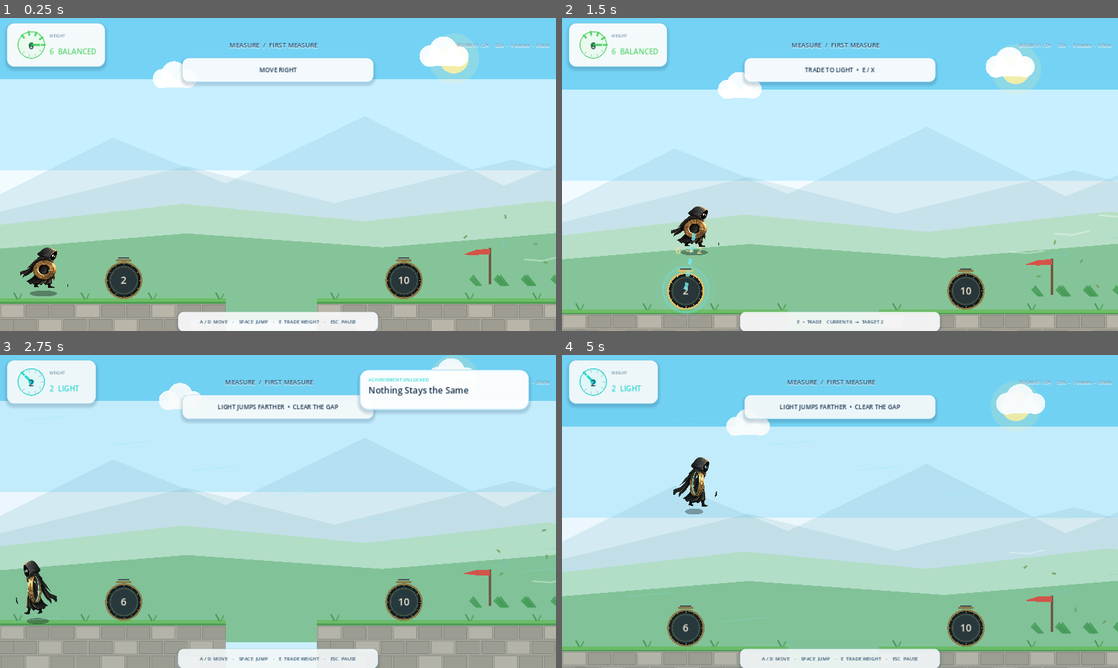
Above: before the commit, frames 1-4 (two rows, left to right).
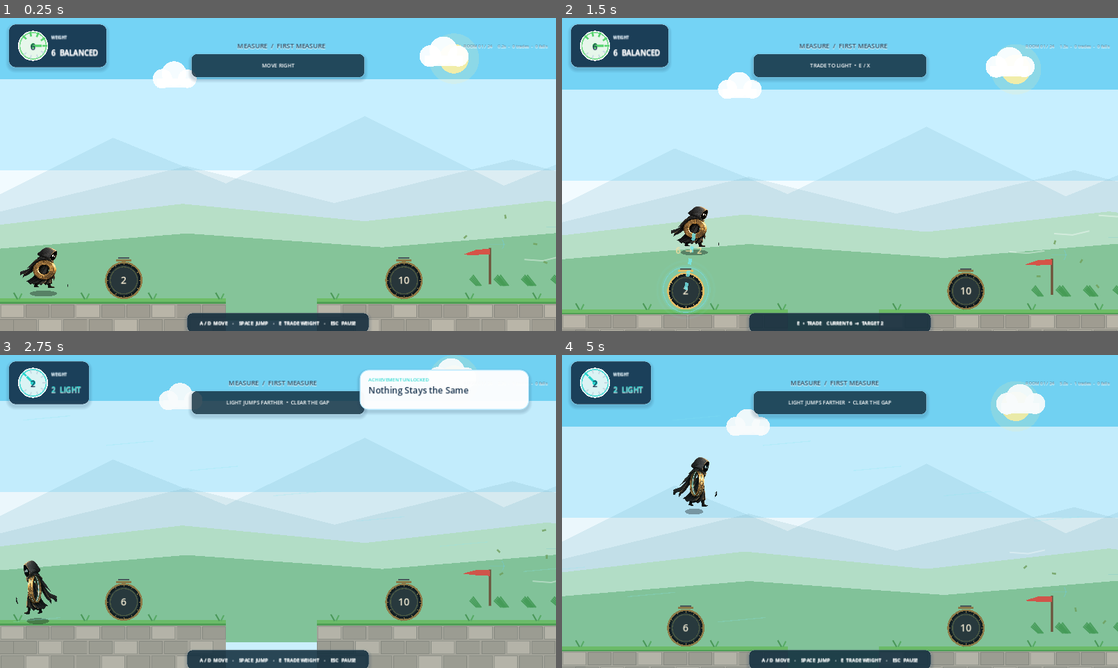
Above: after the commit, the same moments.

Repository: lienowen/how-heavy
Game: Godot game, scene res://scenes/main.tscn
Same seed, same stepped clock (60 frames per second), same inputs: the game is played once before the commit and once after it.
Inputs (mouse positions are in pixels of both pictures, inside the frame that each line leads up to):
- Up to frame 1 (0.25 s): no input
- Up to frame 2 (1.5 s): tap Enter (ui_accept) at 0.5 s; move the mouse to (962, 158) at 0.52 s; hold D (move_right) 0.53-1.25 s; tap E (exchange) at 0.6 s; click (962, 158) at 0.67 s; tap Space (jump) at 0.77 s; drag from (728, 190) to (684, 277) at 1.27 s
- Up to frame 3 (2.75 s): move the mouse to (333, 442) at 2.02 s; hold A (move_left) from 2.03 s (still down); tap E (exchange) at 2.1 s
- Up to frame 4 (5 s): release A (move_left) at 2.75 s; drag from (812, 574) to (967, 589) at 2.77 s; move the mouse to (1006, 558) at 3.52 s; hold D (move_right) 3.53-4.25 s; tap E (exchange) at 3.6 s; tap Space (jump) at 3.77 s; drag from (673, 464) to (756, 433) at 4.27 s

The runs differ from the first frame. In frame 1, 8.0% of the frame differs, in the area x 1-99%, y 1-100%; in frame 2, 8.1%; in frame 3, 7.5%; in frame 4, 7.8%.

Commit message:
Refine HUD for focused level presentation

Diff:
--- a/scripts/world_commercial_ui.gd
+++ b/scripts/world_commercial_ui.gd
@@ -13,86 +13,87 @@
 	ui_root.theme = ProductionTheme.build()
 	layer.add_child(ui_root)
 
-	# Keep the HUD light: gameplay should own most of the screen.
 	var top := MarginContainer.new()
 	top.set_anchors_preset(Control.PRESET_TOP_WIDE)
-	top.offset_left = 16
-	top.offset_top = 12
-	top.offset_right = -16
-	top.offset_bottom = 68
+	top.offset_left = 20
+	top.offset_top = 14
+	top.offset_right = -20
+	top.offset_bottom = 70
 	ui_root.add_child(top)
 
-	var top_row := HBoxContainer.new()
-	top_row.add_theme_constant_override("separation", 10)
-	top.add_child(top_row)
+	var row := HBoxContainer.new()
+	row.add_theme_constant_override("separation", 12)
+	top.add_child(row)
 
+	# Compact dark weight chip: strong hierarchy without a large white card.
 	var weight_card := PanelContainer.new()
-	weight_card.custom_minimum_size = Vector2(205, 54)
-	weight_card.add_theme_stylebox_override("panel", ProductionTheme.panel(Color(1, 1, 1, 0.93), Color("b9e7ef"), 1, 16))
-	top_row.add_child(weight_card)
+	weight_card.custom_minimum_size = Vector2(184, 50)
+	weight_card.add_theme_stylebox_override("panel", ProductionTheme.panel(Color(0.08,0.20,0.30,0.92), Color(1,1,1,0.18), 1, 15))
+	row.add_child(weight_card)
 	var weight_row := HBoxContainer.new()
 	weight_row.add_theme_constant_override("separation", 6)
 	weight_card.add_child(weight_row)
 	weight_dial = DialType.new()
-	weight_dial.custom_minimum_size = Vector2(48, 48)
+	weight_dial.custom_minimum_size = Vector2(44,44)
 	weight_row.add_child(weight_dial)
-	var weight_copy := VBoxContainer.new()
-	weight_copy.alignment = BoxContainer.ALIGNMENT_CENTER
-	weight_row.add_child(weight_copy)
+	var copy := VBoxContainer.new()
+	copy.alignment = BoxContainer.ALIGNMENT_CENTER
+	weight_row.add_child(copy)
 	var eyebrow := Label.new()
 	eyebrow.text = "WEIGHT"
 	eyebrow.add_theme_font_size_override("font_size", 9)
-	eyebrow.add_theme_color_override("font_color", ProductionTheme.MUTED)
-	weight_copy.add_child(eyebrow)
+	eyebrow.add_theme_color_override("font_color", Color(0.78,0.88,0.94,0.9))
+	copy.add_child(eyebrow)
 	weight_label = Label.new()
 	weight_label.add_theme_font_size_override("font_size", 17)
-	weight_copy.add_child(weight_label)
+	weight_label.add_theme_color_override("font_color", Color.WHITE)
+	copy.add_child(weight_label)
 
 	var spacer := Control.new()
 	spacer.size_flags_horizontal = Control.SIZE_EXPAND_FILL
-	top_row.add_child(spacer)
+	row.add_child(spacer)
 
-	# Chapter/room is just a label now, not a giant card.
 	chapter_label = Label.new()
-	chapter_label.custom_minimum_size = Vector2(360, 42)
+	chapter_label.custom_minimum_size = Vector2(340,42)
 	chapter_label.horizontal_alignment = HORIZONTAL_ALIGNMENT_CENTER
 	chapter_label.vertical_alignment = VERTICAL_ALIGNMENT_CENTER
 	chapter_label.add_theme_font_size_override("font_size", 15)
-	chapter_label.add_theme_color_override("font_color", ProductionTheme.INK_2)
-	top_row.add_child(chapter_label)
+	chapter_label.add_theme_color_override("font_color", Color("23455d"))
+	row.add_child(chapter_label)
 
 	var spacer_two := Control.new()
 	spacer_two.size_flags_horizontal = Control.SIZE_EXPAND_FILL
-	top_row.add_child(spacer_two)
+	row.add_child(spacer_two)
 
 	stats_label = Label.new()
-	stats_label.custom_minimum_size = Vector2(245, 42)
+	stats_label.custom_minimum_size = Vector2(210,42)
 	stats_label.horizontal_alignment = HORIZONTAL_ALIGNMENT_RIGHT
 	stats_label.vertical_alignment = VERTICAL_ALIGNMENT_CENTER
-	stats_label.add_theme_font_size_override("font_size", 11)
-	stats_label.add_theme_color_override("font_color", ProductionTheme.MUTED)
-	top_row.add_child(stats_label)
+	stats_label.add_theme_font_size_override("font_size", 10)
+	stats_label.add_theme_color_override("font_color", Color(0.20,0.35,0.44,0.62))
+	row.add_child(stats_label)
 
+	# Interaction prompt appears as a small contextual pill near the bottom.
 	var hint_panel := PanelContainer.new()
 	hint_panel.set_anchors_preset(Control.PRESET_CENTER_BOTTOM)
-	hint_panel.position = Vector2(-230, -44)
-	hint_panel.size = Vector2(460, 34)
-	hint_panel.add_theme_stylebox_override("panel", ProductionTheme.panel(Color(1, 1, 1, 0.88), Color("d3eaf1"), 1, 12))
+	hint_panel.position = Vector2(-210,-42)
+	hint_panel.size = Vector2(420,32)
+	hint_panel.add_theme_stylebox_override("panel", ProductionTheme.panel(Color(0.06,0.16,0.22,0.84), Color(1,1,1,0.18), 1, 12))
 	ui_root.add_child(hint_panel)
 	hint_label = Label.new()
 	hint_label.horizontal_alignment = HORIZONTAL_ALIGNMENT_CENTER
 	hint_label.vertical_alignment = VERTICAL_ALIGNMENT_CENTER
 	hint_label.add_theme_font_size_override("font_size", 11)
-	hint_label.add_theme_color_override("font_color", ProductionTheme.INK_2)
+	hint_label.add_theme_color_override("font_color", Color.WHITE)
 	hint_label.text = base_hint()
 	hint_panel.add_child(hint_label)
 
 	result_panel = PanelContainer.new()
 	result_panel.set_anchors_preset(Control.PRESET_CENTER)
-	result_panel.position = Vector2(-230, -135)
-	result_panel.size = Vector2(460, 270)
+	result_panel.position = Vector2(-220,-130)
+	result_panel.size = Vector2(440,260)
 	result_panel.visible = false
-	result_panel.add_theme_stylebox_override("panel", ProductionTheme.panel(Color(1, 1, 1, 0.98), Color("aee6f7"), 2, 22))
+	result_panel.add_theme_stylebox_override("panel", ProductionTheme.panel(Color(1,1,1,0.98), Color("aee6f7"), 2, 22))
 	ui_root.add_child(result_panel)
 	result_label = Label.new()
 	result_label.horizontal_alignment = HORIZONTAL_ALIGNMENT_CENTER
@@ -105,25 +106,25 @@
 	var quality := "LIGHT" if value <= 3 else ("HEAVY" if value >= 9 else "BALANCED")
 	if is_instance_valid(weight_label):
 		weight_label.text = "%d  %s" % [value, quality]
-		weight_label.add_theme_color_override("font_color", ProductionTheme.CYAN if value <= 3 else (ProductionTheme.ORANGE if value >= 9 else ProductionTheme.GREEN))
+		weight_label.add_theme_color_override("font_color", ProductionTheme.CYAN if value <= 3 else (ProductionTheme.ORANGE if value >= 9 else Color.WHITE))
 	if is_instance_valid(weight_dial): weight_dial.weight = value
 
 func build_first_session_tutorial() -> void:
 	super()
 	var panel := tutorial_label.get_parent() as PanelContainer
 	panel.theme = ProductionTheme.build()
-	panel.position = Vector2(420, 92)
-	panel.size = Vector2(440, 44)
-	panel.add_theme_stylebox_override("panel", ProductionTheme.panel(Color(1, 1, 1, 0.92), Color("bcecff"), 1, 14))
-	tutorial_label.add_theme_font_size_override("font_size", 14)
-	tutorial_label.add_theme_color_override("font_color", ProductionTheme.INK)
-	tutorial_label.add_theme_color_override("font_shadow_color", Color(1, 1, 1, 0.0))
+	panel.position = Vector2(440,82)
+	panel.size = Vector2(400,38)
+	panel.add_theme_stylebox_override("panel", ProductionTheme.panel(Color(0.06,0.16,0.22,0.78), Color(1,1,1,0.15), 1, 13))
+	tutorial_label.add_theme_font_size_override("font_size", 12)
+	tutorial_label.add_theme_color_override("font_color", Color.WHITE)
+	tutorial_label.add_theme_color_override("font_shadow_color", Color(0,0,0,0))
 
 func complete_slice() -> void:
 	super()
 	if is_instance_valid(next_button):
 		next_button.theme = ProductionTheme.build()
-		next_button.position = Vector2(465, 500)
+		next_button.position = Vector2(465,500)
 		next_button.add_theme_stylebox_override("normal", ProductionTheme.button_box(ProductionTheme.ORANGE, Color("ffd2a8"), 20))
 		next_button.add_theme_stylebox_override("hover", ProductionTheme.button_box(Color("ffad61"), Color.WHITE, 22))
 
@@ -131,4 +132,4 @@
 	super()
 	for node in touch_layer.find_children("*", "Button", true, false):
 		node.theme = ProductionTheme.build()
-		node.modulate = Color(1, 1, 1, 0.94)
+		node.modulate = Color(1,1,1,0.92)
